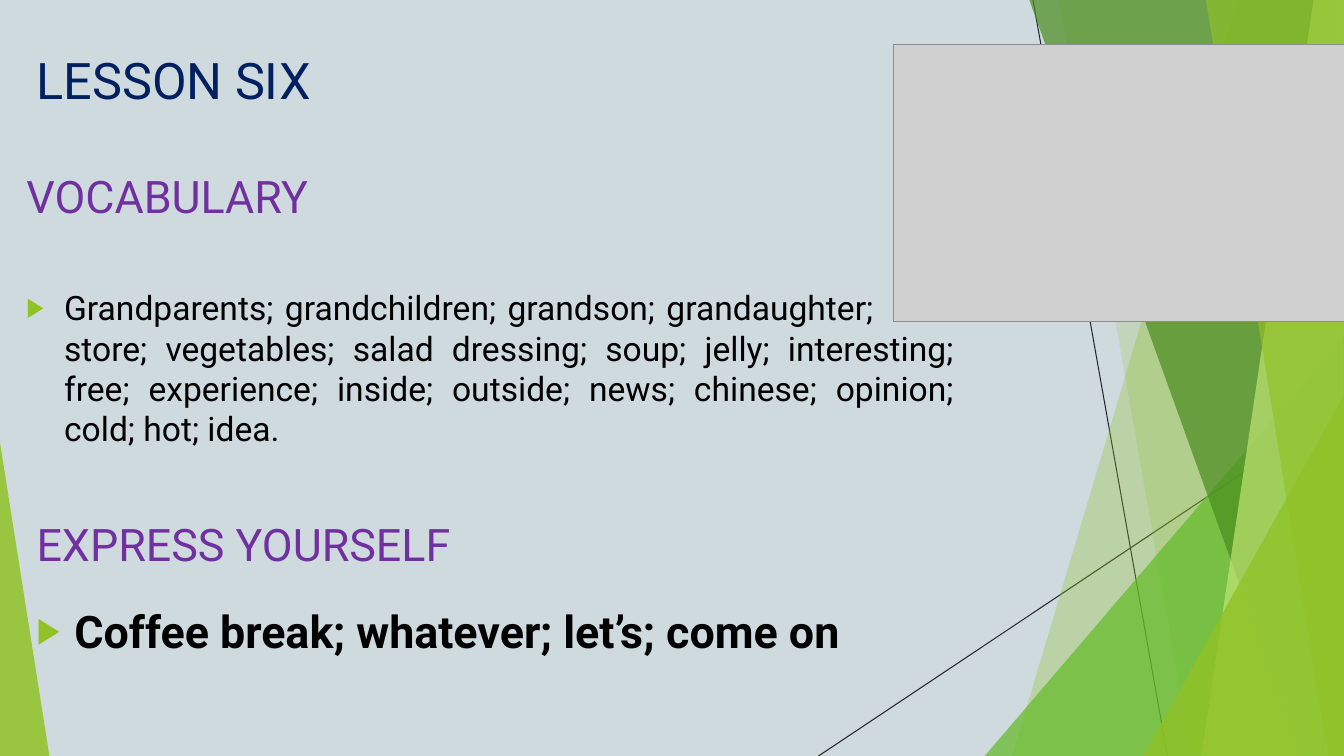
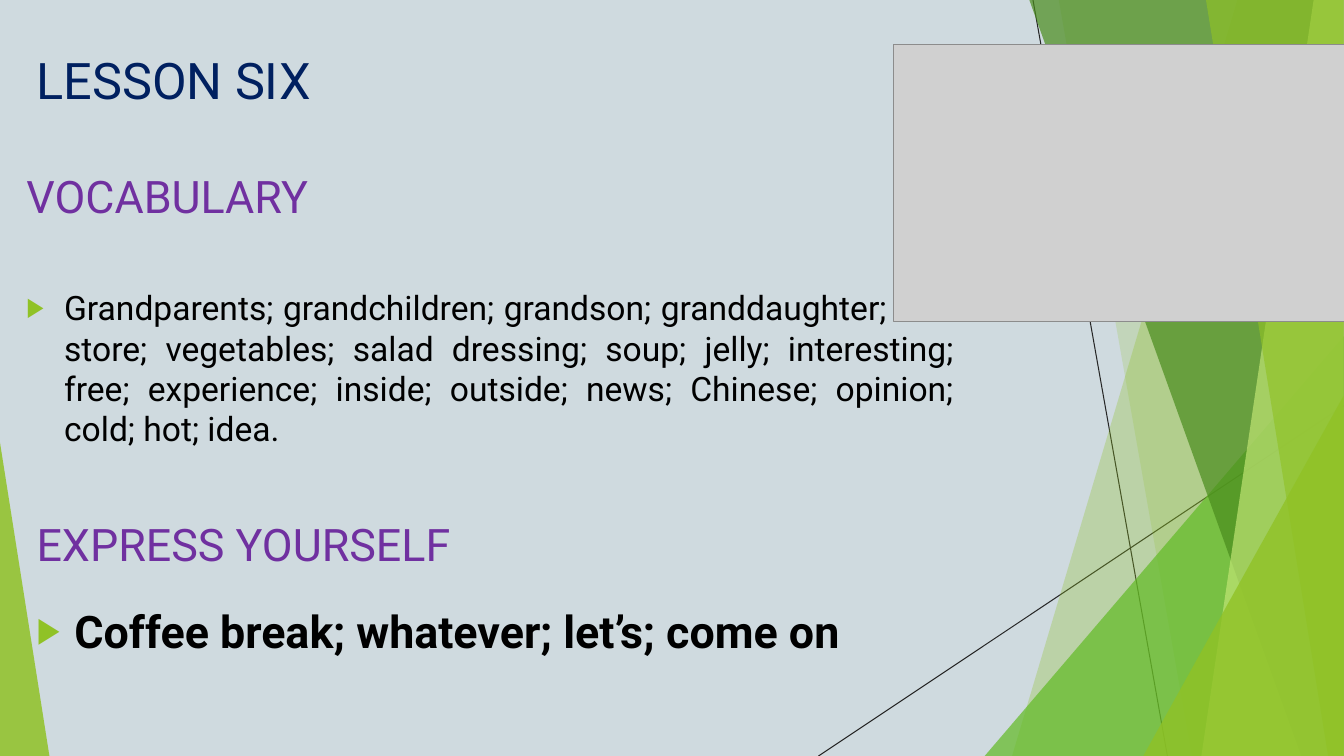
Before and after one commit to rawdre/ai-consulting, a slide deck: slide 19 of books/book-two-raw-english.pptx (slide 14 before the commit). Drawn at 1344x756 pixels with LibreOffice and Linux fonts; fonts in the diff are those of the drawing; grey boxes stand for pictures. Boxes give left, top, right and bottom in pixels: in the first picture for what was removed or moved away, otherwise in the second. Text is boxed around its words. In the diff, an @@ line names an element or a change of style, - is before the commit and + after.

Commit message:
Update Book Two to enhanced version (37 slides, spelling fixes + practice)

```diff
--- a/books/book-two-raw-english.pptx
+++ b/books/book-two-raw-english.pptx
@@ text at box(64, 294, 954, 446): text changed @@
-▶ Grandparents; grandchildren; grandson; grandaughter; store; vegetables; salad dressing; soup; jelly; interesting; free; experience; inside; outside; news; chinese; opinion; cold; hot; idea.
+▶ Grandparents; grandchildren; grandson; granddaughter; store; vegetables; salad dressing; soup; jelly; interesting; free; experience; inside; outside; news; Chinese; opinion; cold; hot; idea.
```
Also in this commit, not shown: 4 other slides changed, 12 slides added.
